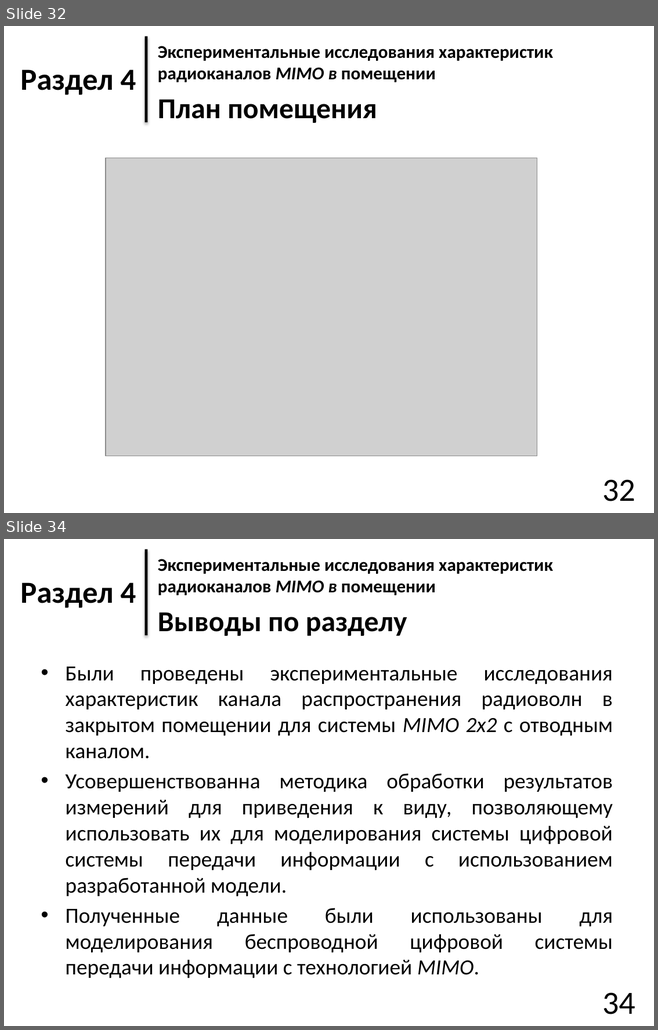
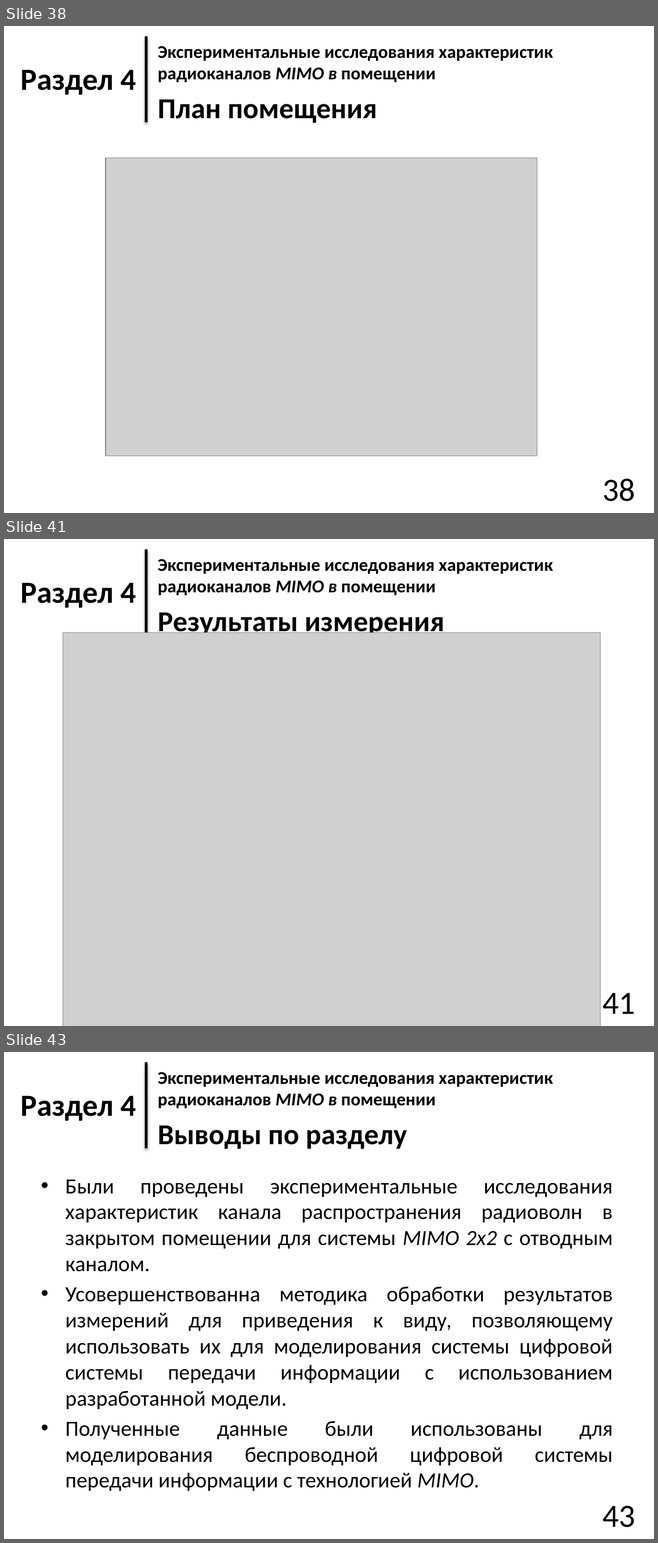
Before and after one commit to Teivaz/diss, a slide deck: Presentation/Презентация_8.pptx. Shown one above the other, each under a label of ours: slides 32 and 34 before the commit, slides 38, 41 and 43 after it; the slides between them are not shown. The pictures are 658x1030 and 658x1543 pixels, drawn with LibreOffice and Linux fonts; fonts in the diff are those of the drawing; grey boxes stand for pictures. Boxes give left, top, right and bottom in pixels: in the first picture for what was removed or moved away, otherwise in the second. Text is boxed around its words. In the diff, an @@ line names an element or a change of style, - is before the commit and + after.

Commit message:
added presentation updated presentation added pictures

```diff
--- a/Presentation/Презентация_8.pptx
+++ b/Presentation/Презентация_8.pptx
@@ slide 41 added at (x1=4, y1=539, x2=654, y2=1026), background #FFFFFF @@
@@ line added from (146, 549) to (146, 635), #000000 3 pt @@
@@ text added at (x1=158, y1=559, x2=553, y2=595), 20 pt, text #000000, bold @@
+Экспериментальные исследования характеристик радиоканалов MIMO в помещении
@@ text added at (x1=20, y1=583, x2=136, y2=608), 34 pt, text #000000, bold @@
+Раздел 4
@@ text added at (x1=158, y1=612, x2=444, y2=639), 32 pt, text #000000, bold @@
+Результаты измерения
@@ picture added at (x1=63, y1=632, x2=600, y2=1026) @@
@@ page number added at (x1=602, y1=993, x2=635, y2=1014), 36 pt, text #000000 @@
+41
@@ what was slide 32 is now slide 38 @@
@@ page number at (x1=602, y1=478, x2=635, y2=502): text changed @@
-32
+38
@@ what was slide 34 is now slide 43 @@
@@ page number at (x1=602, y1=1506, x2=635, y2=1528): text changed @@
-34
+43
```
Also in this commit, not shown: 6 slides changed, 8 other slides added, 17 other files.
